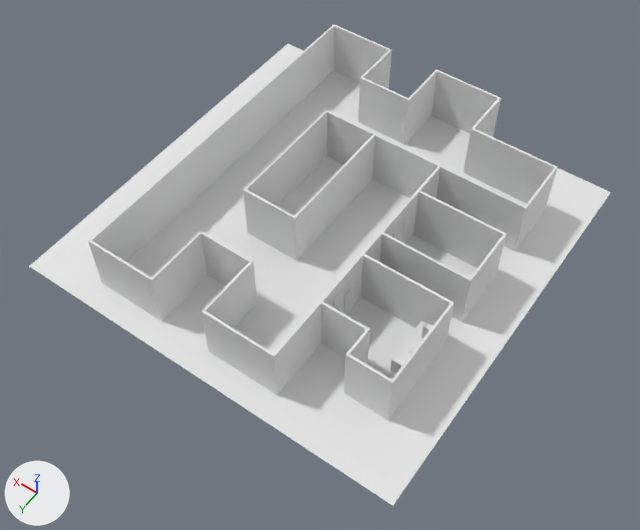
The Blender file resources/desk.blend: old version first, new version second.
Camera for both pictures: a 50 mm lens placed at (-31.5, 51.6, 71.4), pointed at (1.6, 5.2, -1.5). Arrows for +X, +Y and +Z are at lower left; the lights stay in place.

In view in the first picture: 'Plane', 'Walls'.
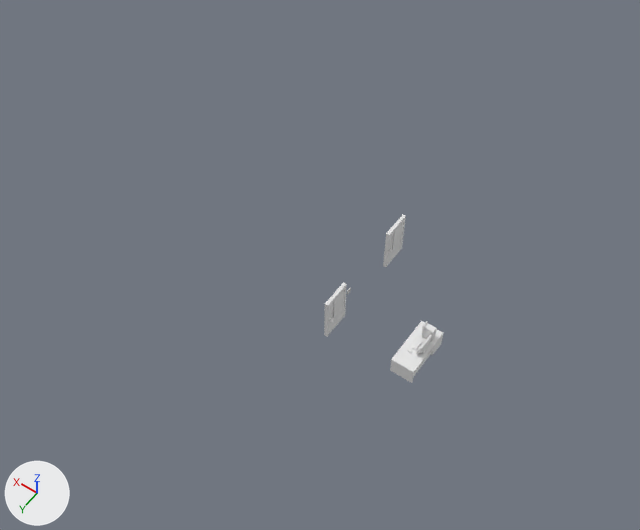
The change in detail:
Object 'Plane' (ob_plane) is now hidden.
Object 'Walls' (ob_walls) is now hidden.

Boxes (x1, y1, x2, y2) around the edits, measured in the pictures (640 x 530 px):
'Walls', hidden
    before: (88, 24, 558, 420)
'Plane', hidden
    before: (29, 44, 611, 505)
